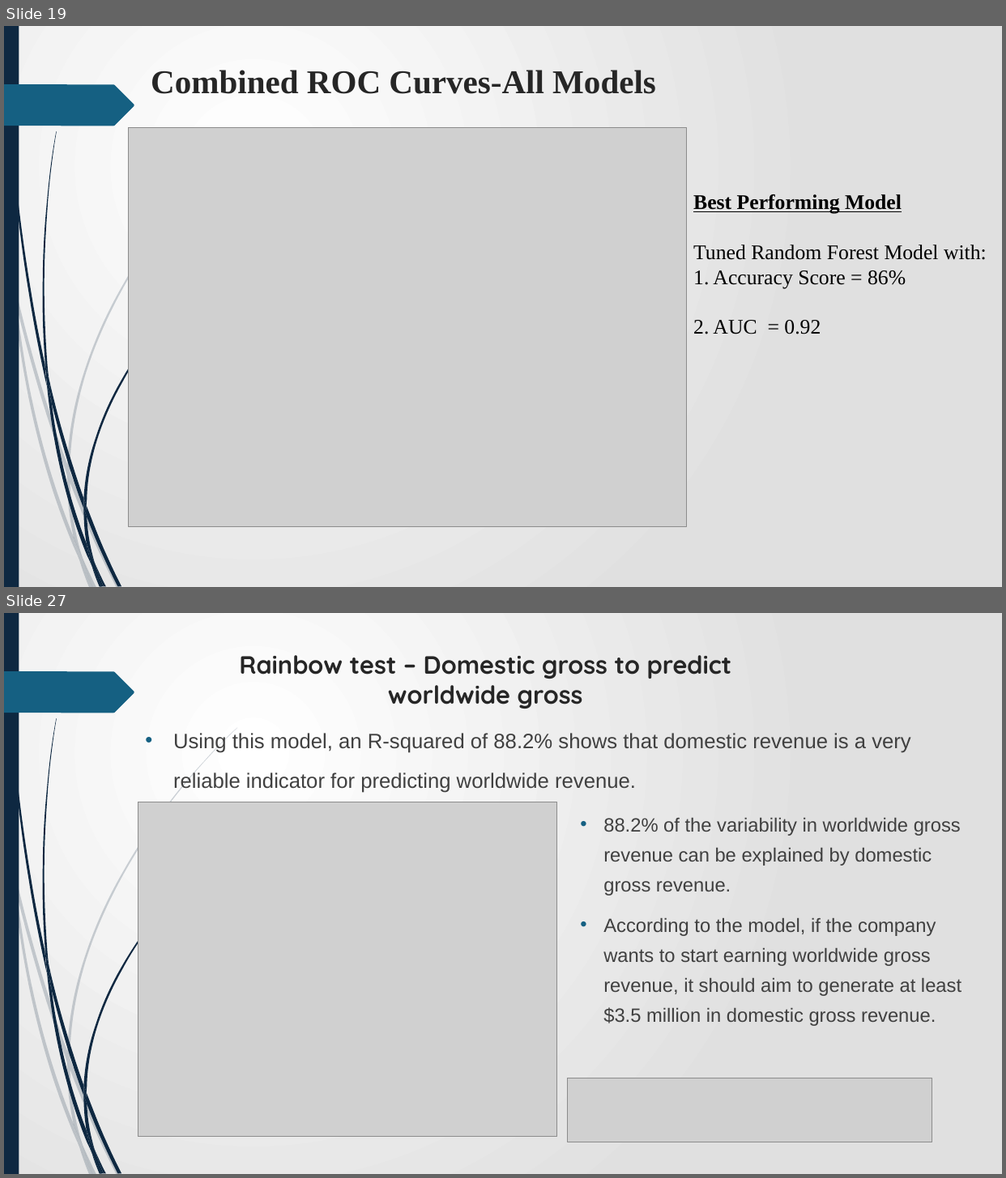
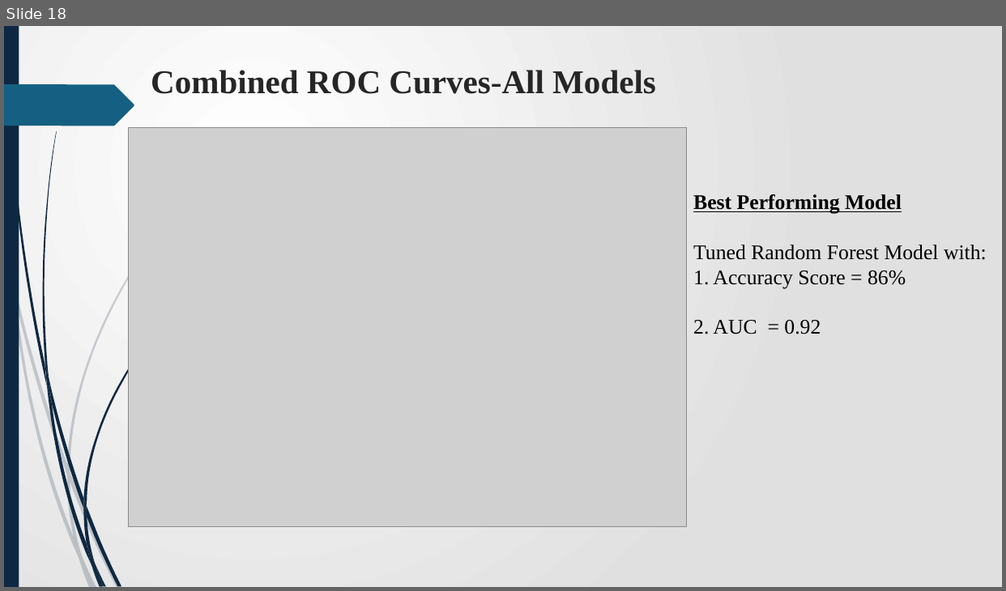
Before and after one commit to James-tech4/JAMES-PHASE-3-DSPT-8-PROJECT, a slide deck: Presentation.pptx. Shown one above the other, each under a label of ours: slides 19 and 27 before the commit, slide 18 after it; the slides between them are not shown. The pictures are 1006x1178 and 1006x591 pixels, drawn with LibreOffice and Linux fonts; fonts in the diff are those of the drawing; grey boxes stand for pictures. Boxes give left, top, right and bottom in pixels: in the first picture for what was removed or moved away, otherwise in the second. Text is boxed around its words. In the diff, an @@ line names an element or a change of style, - is before the commit and + after.

```diff
--- a/Presentation.pptx
+++ b/Presentation.pptx
@@ slide 27 removed at [4, 613, 1002, 1174], background gradient #FFFFFF to #E1E1E1; not listed: 24 template elements that a slide beside it also shows @@
@@ title removed at [239, 655, 732, 709] @@
-Rainbow test – Domestic gross to predict worldwide gross
@@ text removed at [173, 733, 911, 793] @@
-• Using this model, an R-squared of 88.2% shows that domestic revenue is a very reliable indicator for predicting worldwide revenue.
@@ picture removed at [138, 802, 557, 1136] @@
@@ text removed at [603, 818, 961, 1026] @@
-  • 88.2% of the variability in worldwide gross revenue can be explained by domestic gross revenue.
-  • According to the model, if the company wants to start earning worldwide gross revenue, it should aim to generate at least $3.5 million in domestic gross revenue.
@@ picture removed at [568, 1079, 933, 1142] @@
@@ what was slide 19 is now slide 18 @@
```
Also in this commit, not shown: 4 slides changed, 2 slides added, 14 other slides removed.
